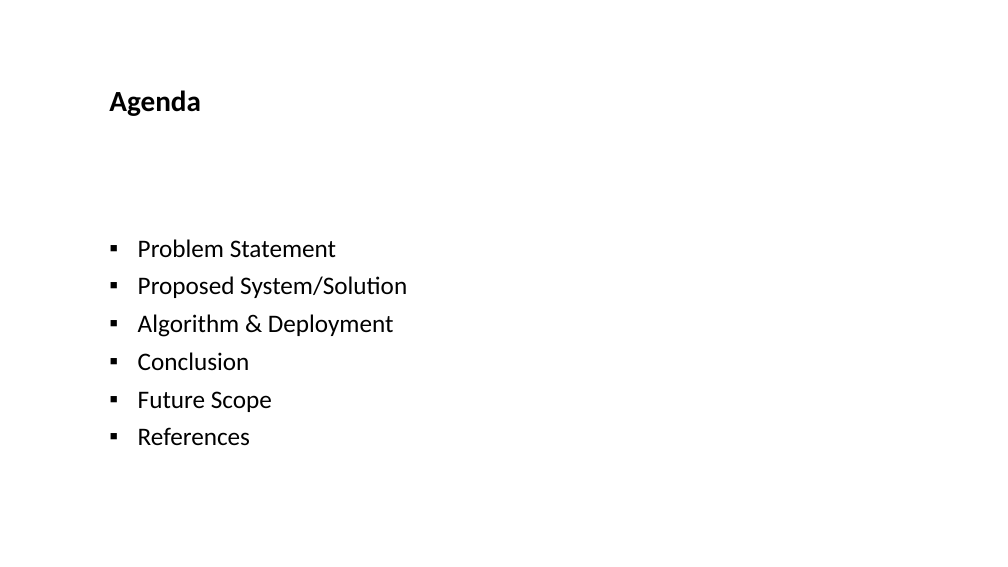
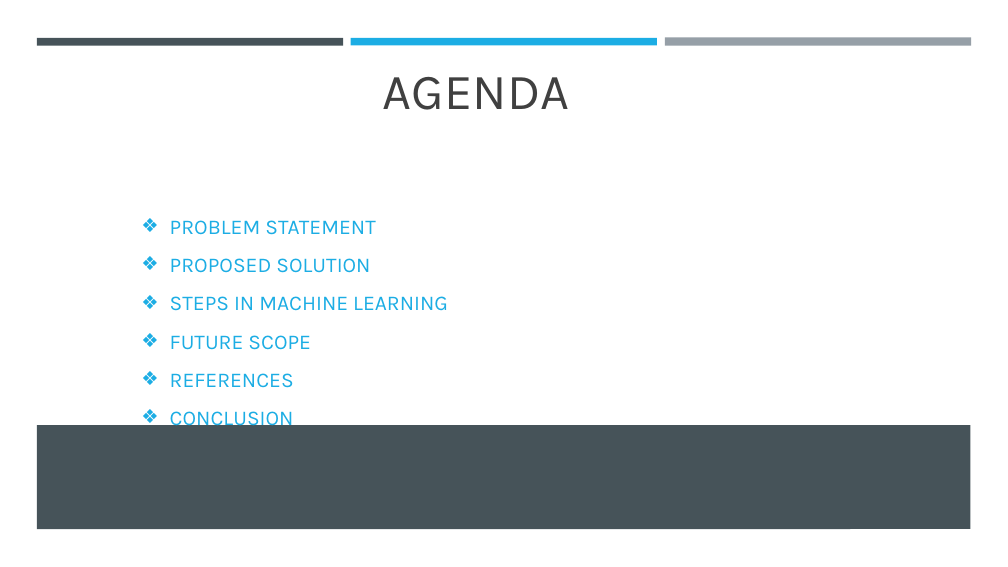
Before and after one commit to chaurasiasakshi/Cardiovascular_Diseases_Detection, a slide deck: slide 2 of Data.pptx. Drawn at 1008x567 pixels with LibreOffice and Linux fonts; fonts in the diff are those of the drawing; background and template pictures are left out. Boxes give left, top, right and bottom in pixels: in the first picture for what was removed or moved away, otherwise in the second. Text is boxed around its words. In the diff, an @@ line names an element or a change of style, - is before the commit and + after.

```diff
--- a/Data.pptx
+++ b/Data.pptx
@@ rectangle added at (x1=37, y1=38, x2=343, y2=45), fill #465359 @@
@@ rectangle added at (x1=351, y1=38, x2=657, y2=45), fill #1CADE4 @@
@@ rectangle added at (x1=665, y1=38, x2=971, y2=46), fill #969FA7 @@
@@ title added at (x1=383, y1=77, x2=569, y2=110), 48 pt, text #404040 @@
+AGENDA
@@ text at (x1=170, y1=220, x2=448, y2=431): text changed; size 24 to 20 pt; font Calibri to Karla; text colour #000000 to #1CADE4 @@
-Agenda
-▪ Problem Statement
-▪ Proposed System/Solution
-▪ Algorithm & Deployment
-▪ Conclusion
-▪ Future Scope
-▪ References
+❖ PROBLEM STATEMENT
+❖ PROPOSED SOLUTION
+❖ STEPS IN MACHINE LEARNING
+❖ FUTURE SCOPE
+❖ REFERENCES
+❖ CONCLUSION
@@ rectangle added at (x1=37, y1=425, x2=971, y2=529), fill #465359 @@
@@ rectangle added at (x1=851, y1=530, x2=985, y2=567), fill #FFFFFF, outline #FFFFFF 1.75 pt @@
```
Also in this commit, not shown: 4 other slides changed, 5 slides added, 4 slides removed, 21 other files.
